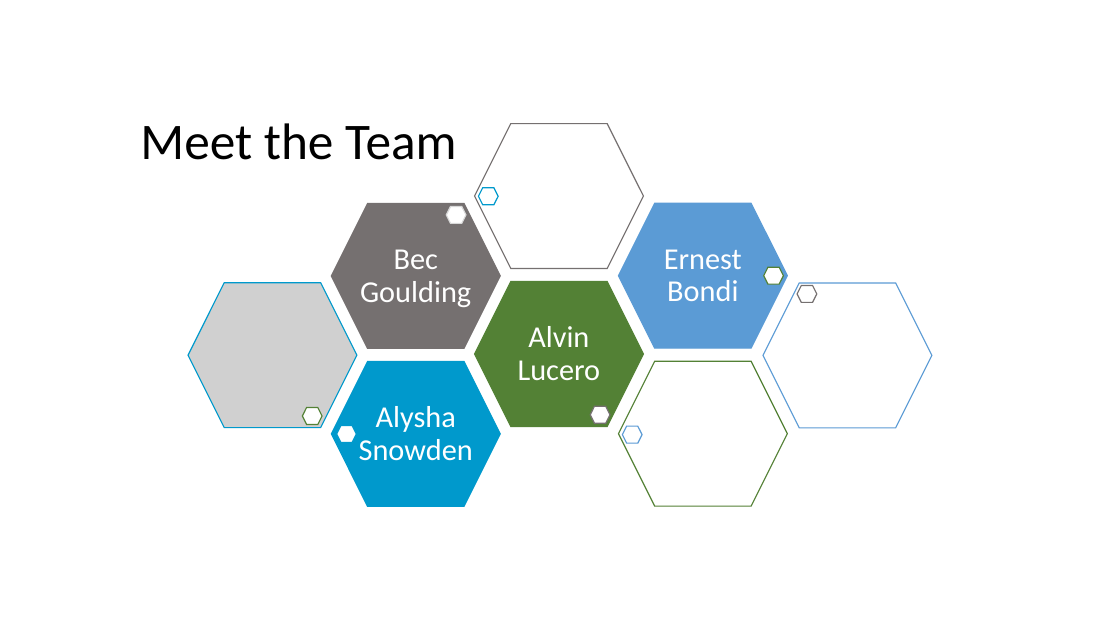
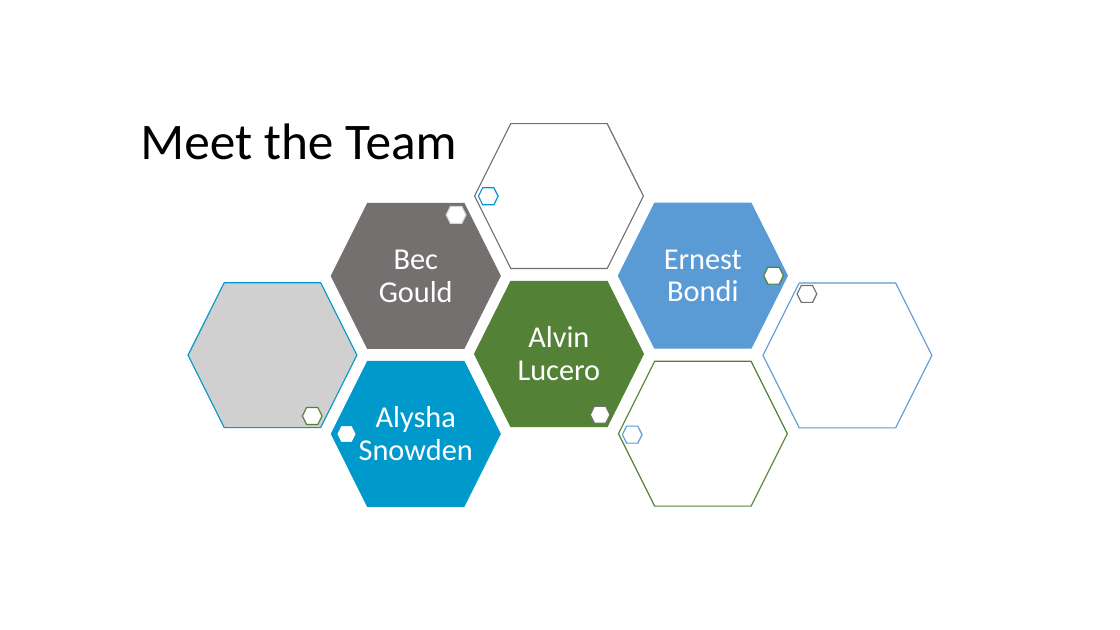
Before and after one commit to Alvin1359/world-happiness-report, a slide deck: slide 3 of World Happiness Report Presentation.pptx. Drawn at 1120x630 pixels with LibreOffice and Linux fonts; fonts in the diff are those of the drawing; grey boxes stand for pictures. Boxes give left, top, right and bottom in pixels: in the first picture for what was removed or moved away, otherwise in the second. Text is boxed around its words. In the diff, an @@ line names an element or a change of style, - is before the commit and + after.

```diff
--- a/World Happiness Report Presentation.pptx
+++ b/World Happiness Report Presentation.pptx
@@ text at [379,249,453,302]: text changed @@
-Bec Goulding
+Bec Gould
```
Also in this commit, not shown: 7 other slides changed, 8 slides added, 6 slides removed, 3 other files.
